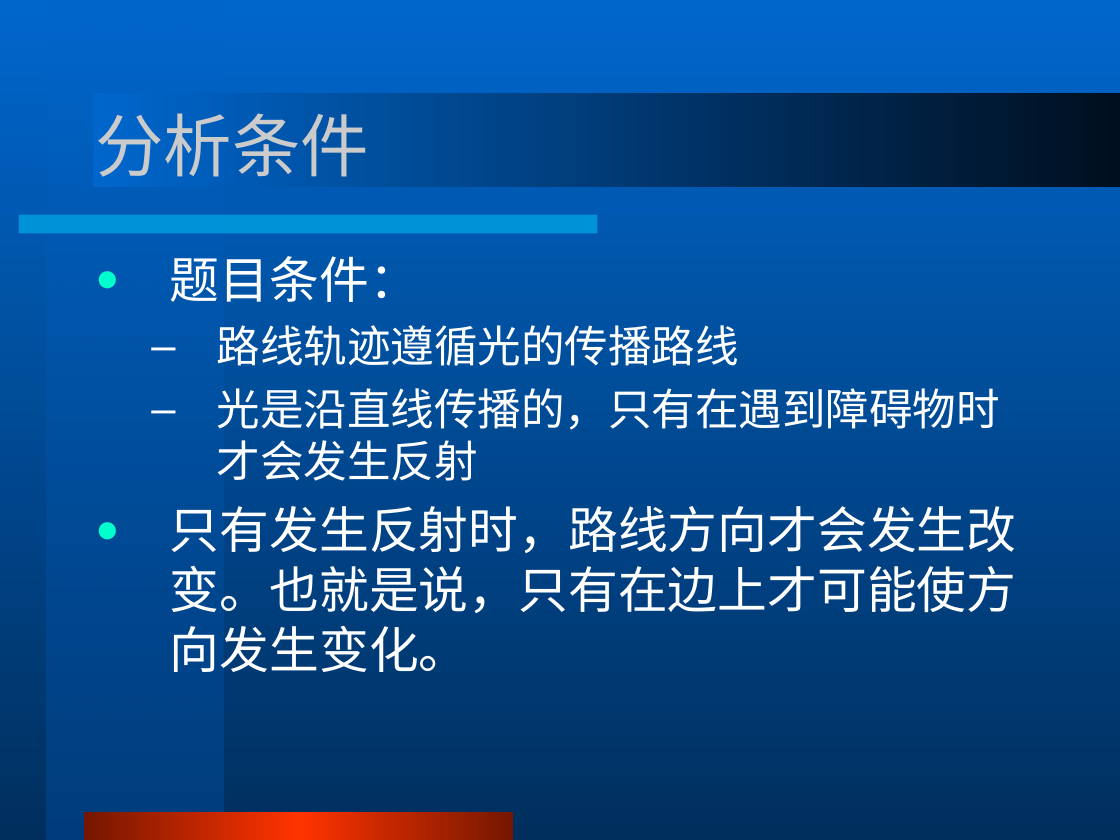
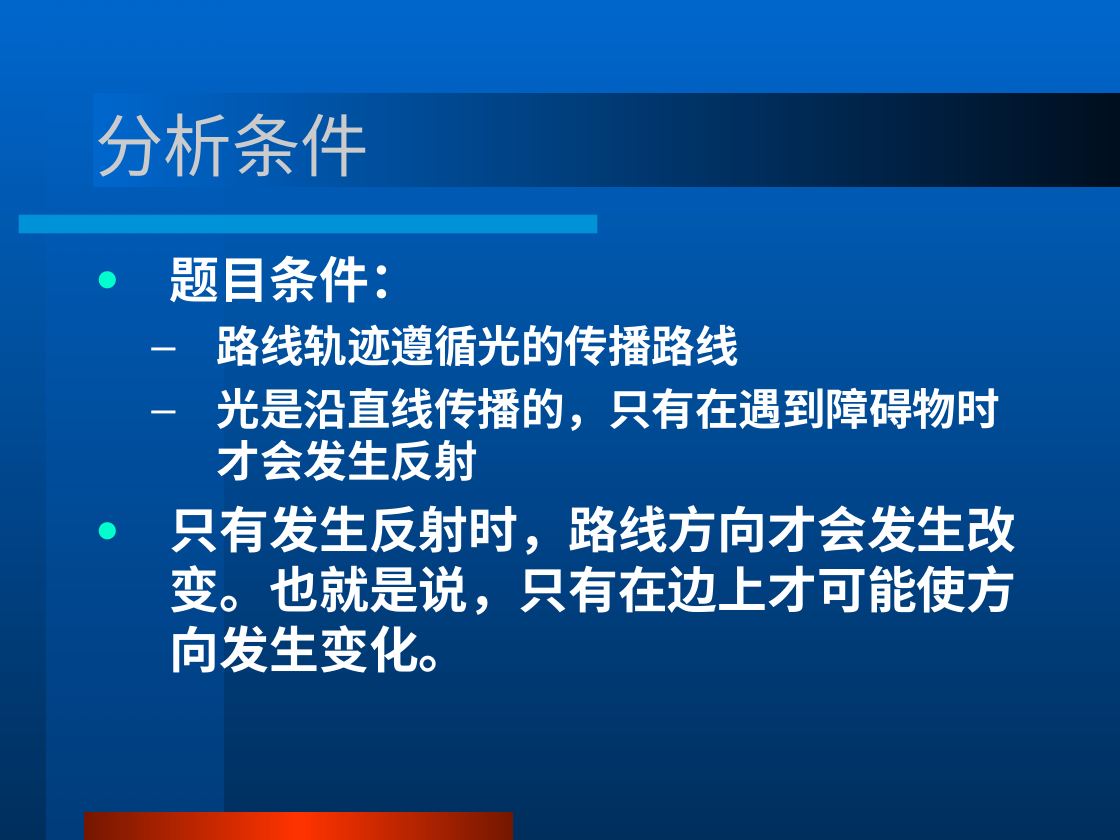
Before and after one commit to b0w1d/NTHU_5734k, a slide deck: slide 10 of Documents/materials/国家集训队论文集1999~2014/国家集训队2008论文集/Day1/3.刘弈《浅谈信息学中状态的合理设计与应用》/浅谈信息学中状态的合理设计与应用.ppt. Drawn at 1120x840 pixels with LibreOffice and Linux fonts; fonts in the diff are those of the drawing. Boxes give left, top, right and bottom in pixels: in the first picture for what was removed or moved away, otherwise in the second. Text is boxed around its words. In the diff, an @@ line names an element or a change of style, - is before the commit and + after.

```diff
--- a/Documents/materials/国家集训队论文集1999~2014/国家集训队2008论文集/Day1/3.刘弈《浅谈信息学中状态的合理设计与应用》/浅谈信息学中状态的合理设计与应用.ppt
+++ b/Documents/materials/国家集训队论文集1999~2014/国家集训队2008论文集/Day1/3.刘弈《浅谈信息学中状态的合理设计与应用》/浅谈信息学中状态的合理设计与应用.ppt
@@ text "题目条件：" at (170, 255, 1017, 673): bold on @@
```
Also in this commit, not shown: 5 other slides changed, 3 other files.
